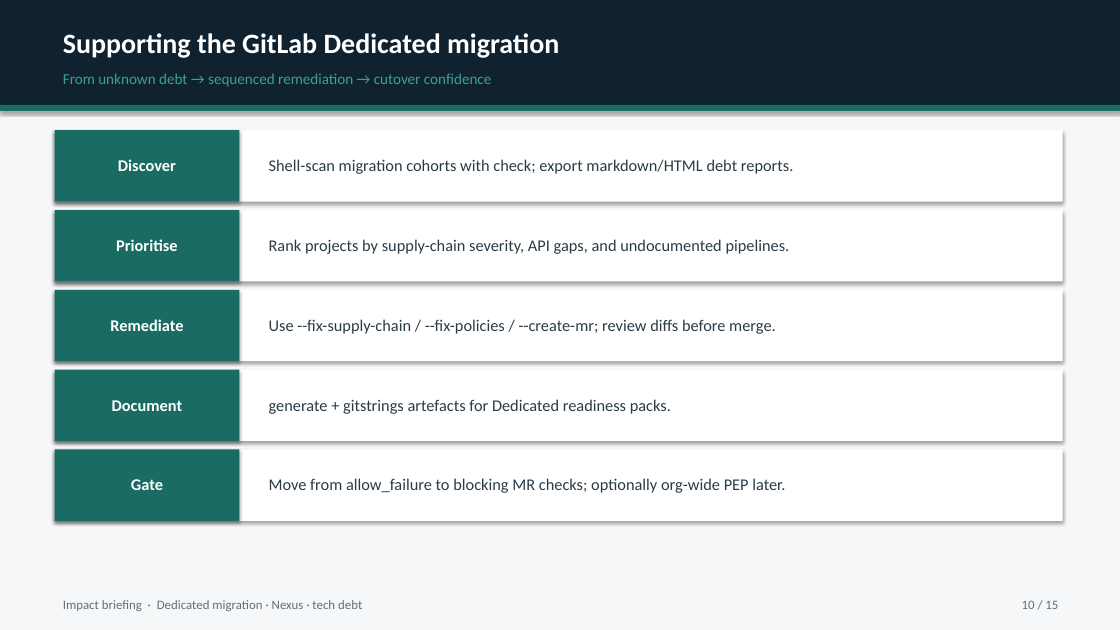
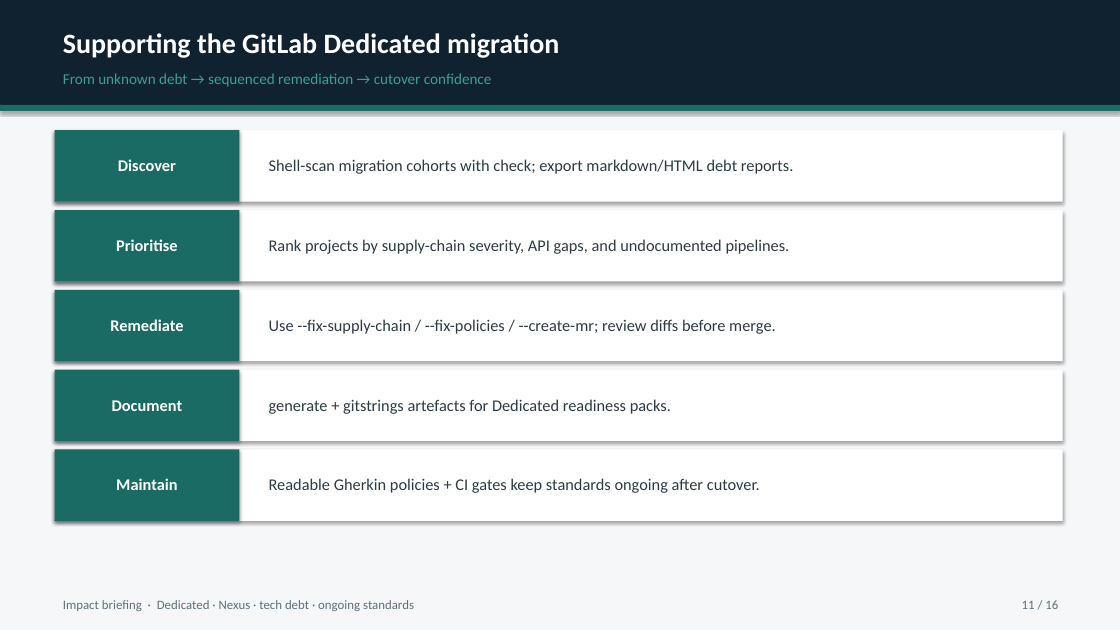
Before and after one commit to MaturityBuilder/gitlab-compliance, a slide deck: slide 11 of docs/presentations/gitlab-compliance-dedicated-nexus-impact.pptx (slide 10 before the commit). Drawn at 1120x630 pixels with LibreOffice and Linux fonts; fonts in the diff are those of the drawing. Boxes give left, top, right and bottom in pixels: in the first picture for what was removed or moved away, otherwise in the second. Text is boxed around its words. In the diff, an @@ line names an element or a change of style, - is before the commit and + after.

```diff
--- a/docs/presentations/gitlab-compliance-dedicated-nexus-impact.pptx
+++ b/docs/presentations/gitlab-compliance-dedicated-nexus-impact.pptx
@@ text at [116, 478, 177, 490]: text changed @@
-Gate
+Maintain
@@ text at [269, 478, 760, 493]: text changed @@
-Move from allow_failure to blocking MR checks; optionally org-wide PEP later.
+Readable Gherkin policies + CI gates keep standards ongoing after cutover.
@@ text at [63, 600, 414, 611]: text changed @@
-Impact briefing · Dedicated migration · Nexus · tech debt
+Impact briefing · Dedicated · Nexus · tech debt · ongoing standards
@@ text at [1022, 600, 1058, 609]: text changed @@
-10 / 15
+11 / 16
```
Also in this commit, not shown: 14 other slides changed, 1 slide added, 2 other files.
